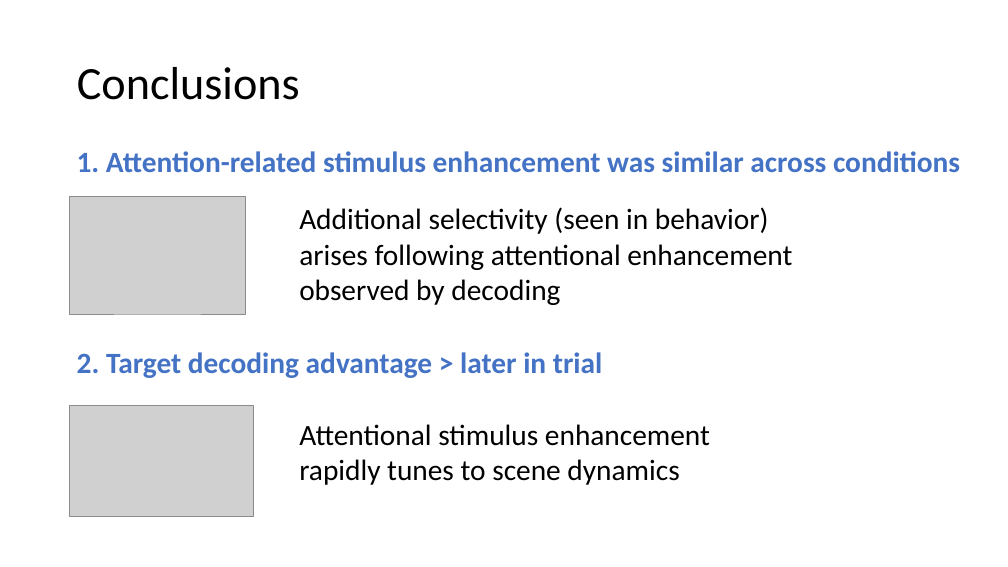
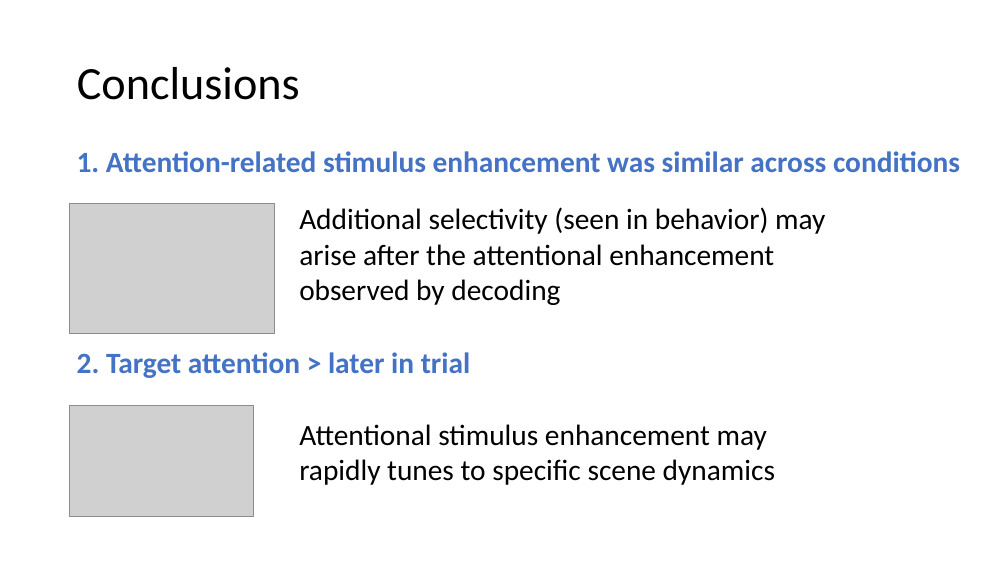
Before and after one commit to haberdashPI/german_track, a slide deck: slide 84 of presentations/ARO_2021/adapting_auditory_attention.pptx (slide 85 before the commit). Drawn at 1008x567 pixels with LibreOffice and Linux fonts; fonts in the diff are those of the drawing; grey boxes stand for pictures. Boxes give left, top, right and bottom in pixels: in the first picture for what was removed or moved away, otherwise in the second. Text is boxed around its words. In the diff, an @@ line names an element or a change of style, - is before the commit and + after.

```diff
--- a/presentations/ARO_2021/adapting_auditory_attention.pptx
+++ b/presentations/ARO_2021/adapting_auditory_attention.pptx
@@ picture: place and size @@
-picture at box(70, 197, 246, 314)
+picture at box(70, 203, 274, 333)
@@ text at box(299, 207, 825, 305): text changed @@
-Additional selectivity (seen in behavior) arises following attentional enhancement observed by decoding
+Additional selectivity (seen in behavior) may arise after the attentional enhancement observed by decoding
@@ text at box(77, 352, 471, 378): text changed @@
-2. Target decoding advantage > later in trial
+2. Target attention > later in trial
@@ text at box(299, 424, 775, 485): text changed @@
-Attentional stimulus enhancement rapidly tunes to scene dynamics
+Attentional stimulus enhancement may rapidly tunes to specific scene dynamics
```
Also in this commit, not shown: 29 other slides changed, 4 slides added, 3 slides removed.
